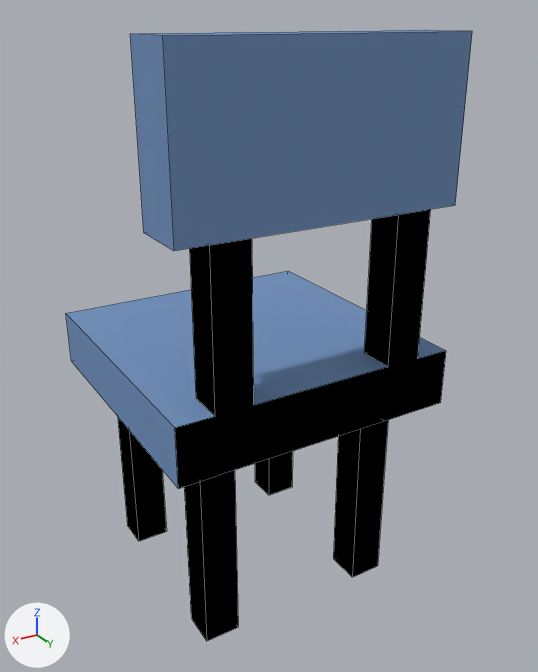
One commit to the Blender file VR-Tour/Assets/Models/chair.blend: the scene before it, then after it.
The view is the same before and after, from a 50 mm camera at (2.4, 4.33, 2.28) aimed at (-0.13, 0.12, 0.17). Arrows for +X, +Y and +Z are at lower left; the lights stay in place. Mesh edges are drawn as thin lines.

Script lines for the objects in view, before the commit:
```python
me_cube = bpy.data.meshes.new('Cube')
me_cube.from_pydata(...)  # 74 vertices, 44 faces; spans x -1.0..1.0, y -1.0..1.0, z -8.5..11.0
# faces by material slot: [21, 23]
me_cube.materials.append(mat_blue_cushion)  # blue #7694be
me_cube.materials.append(mat_black_metal)  # black #000000
# before: 0 (1.0, 1.0, -1.0) at pixel (178, 488), 3 (-1.0, 1.0, -1.0) at pixel (440, 402), 4 (1.0, 1.0, 1.0) at pixel (174, 427), 7 (-1.0, 1.0, 1.0) at pixel (446, 350), 8 (-0.5, 1.0, 1.0) at pixel (388, 366)
# before: 9 (0.5, 1.0, 1.0) at pixel (253, 405), 10 (-0.5, 1.0, -1.0) at pixel (384, 421), 21 (0.8, 1.0, -1.0) at pixel (217, 475), 36 (-0.7, 1.0, 1.0) at pixel (417, 358), 37 (0.8, 1.0, 1.0) at pixel (215, 416)
# before: 38 (-0.5, 0.7, 1.0) at pixel (364, 353), 39 (0.5, 0.7, 1.0), 40 (0.8, 0.7, 1.0) at pixel (196, 398), 41 (-0.7, 0.8, 1.0), 42 (0.8, 1.0, 6.0) at pixel (209, 245)
# before: 43 (0.5, 1.0, 6.0) at pixel (252, 238), 44 (-0.5, 1.0, 6.0) at pixel (398, 214), 45 (-0.7, 1.0, 6.0) at pixel (430, 209), 46 (-0.5, 0.7, 6.0), 47 (0.5, 0.7, 6.0)
# before: 48 (0.8, 0.7, 6.0), 49 (-0.7, 0.8, 6.0)
ob_cube = bpy.data.objects.new('Cube', me_cube)
ob_cube.location = (0.0, 0.0, 0.0)
ob_cube.scale = (1.0, 1.0, 0.2)
```
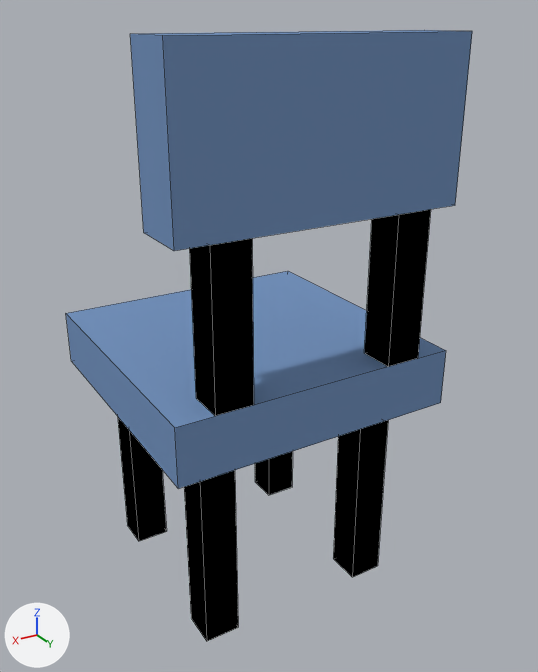
What the commit changed:
me_cube has 74 vertices, 44 faces and spans x -1.0..1.0, y -1.0..1.0, z -8.5..11.0.
me_cube is used by ob_cube; location (0.0, 0.0, 0.0); scale (1.0, 1.0, 0.2).
Verts and faces of me_cube; kept vertices keep their numbers, new ones are numbered from 74.
Part 1, on me_cube:
Faces deleted: (0, 21, 10, 3, 7, 36, 45, 44, 8, 9, 43, 42, 37, 4), (36, 41, 49, 45), (9, 39, 47, 43), (37, 42, 48, 40), (8, 44, 46, 38).
New vertices 74 to 77 stand at vertices 8, 9, 36, 37, in that order, plus (0.0, 0.0, 0.0).
New faces: (44, 74, 76, 45), (36, 41, 49, 45, 76), (9, 39, 47, 43, 75), (37, 77, 42, 48, 40), (8, 74, 44, 46, 38), (42, 77, 75, 43) (mat_black_metal (black #000000)).
New faces: (0, 21, 10, 3, 7, 36, 76, 74, 8, 9, 75, 77, 37, 4) (mat_blue_cushion (blue #7694be)).

Pixel boxes [x1, y1, x2, y2] of what changed, in the pictures (538 x 672 px; the box of a moved part takes in the faces that stretch with it):
part 1 of me_cube, moved or reshaped
    both: [175, 209, 446, 489]
